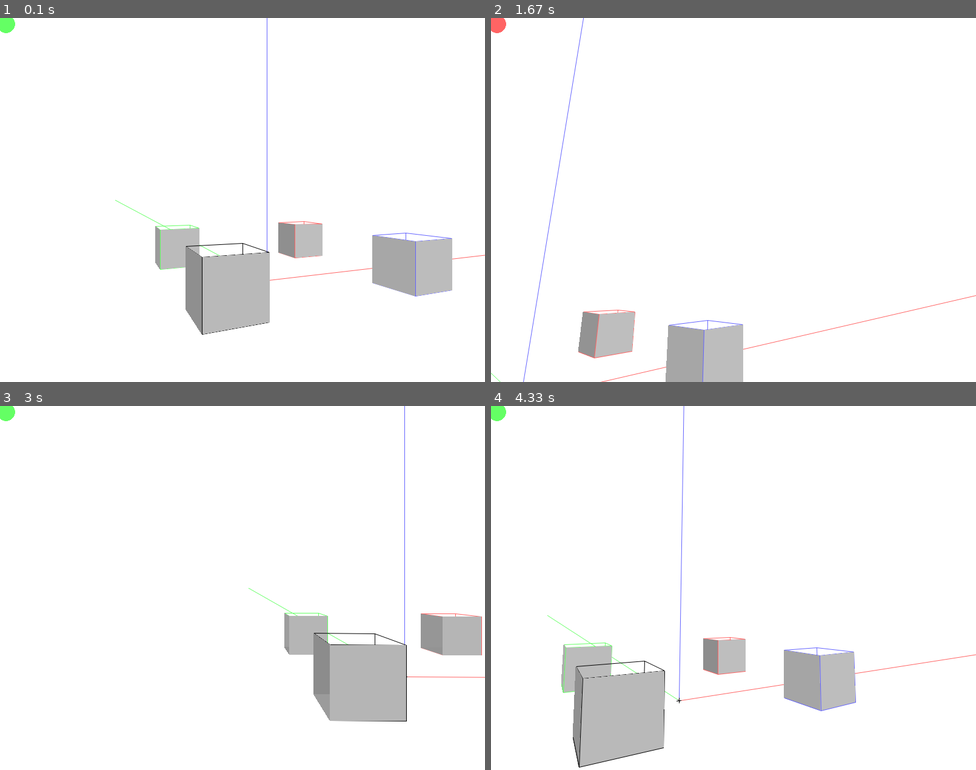
Above: before the commit, frames 1-4 (two rows, left to right).
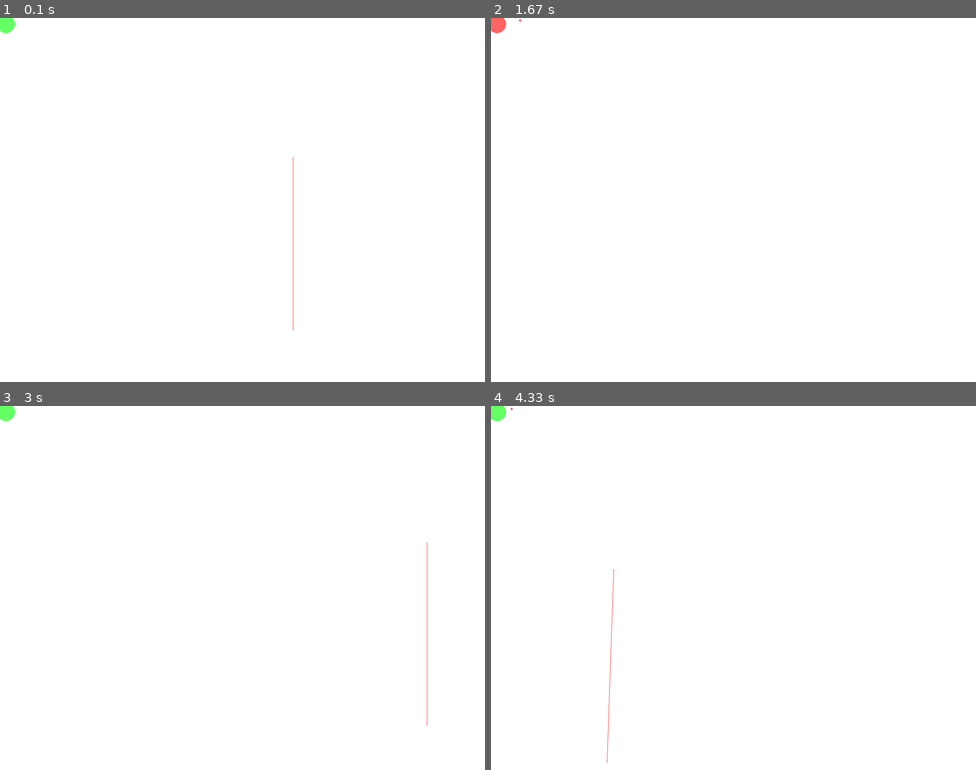
Above: after the commit, the same moments.

Repository: qsorix/draw-3d
Game: pygame game, started from main.py
Two runs of this game, one before a commit and one after it. Both use one fixed random seed, a clock stepped at 60 frames per second and the inputs below.
Inputs (mouse positions are in pixels of both pictures, inside the frame that each line leads up to):
- Up to frame 1 (0.1 s): no input
- Up to frame 2 (1.67 s): hold Right 0.33-0.8 s; move the mouse to (714, 214) at 0.37 s; hold Up 0.83-1.13 s; hold W 0.83-1.13 s; move the mouse to (888, 189) at 0.87 s; hold Right 1.17-1.63 s; hold D 1.17-1.63 s; move the mouse to (617, 203) at 1.2 s
- Up to frame 3 (3 s): hold Left 1.67-2.2 s; hold A 1.67-2.2 s; move the mouse to (92, 533) at 1.7 s; hold Down 2.23-2.53 s; hold S 2.23-2.53 s; move the mouse to (315, 460) at 2.27 s; hold Left 2.57-2.97 s; hold A 2.57-2.97 s; move the mouse to (300, 620) at 2.6 s
- Up to frame 4 (4.33 s): hold Up 3-3.37 s; hold W 3-3.37 s; move the mouse to (743, 464) at 3.03 s; hold Right 3.4-4.03 s; hold D 3.4-4.03 s; move the mouse to (558, 577) at 3.43 s; hold Down from 4.07 s (still down); hold S from 4.07 s (still down); move the mouse to (738, 624) at 4.1 s

The runs differ from the first frame. In frame 1, 8.0% of the frame differs, in the area x 23-100%, y 0-87%; in frame 2, 4.1%; in frame 3, 6.5%; in frame 4, 8.8%, in the area x 4-100%, y 0-100%.

Commit message:
Simplify base scene

Diff:
--- a/funcs.py
+++ b/funcs.py
@@ -43,6 +43,14 @@
         return Vector(self.x * scalar,
                       self.y * scalar,
                       self.z * scalar)
+
+    def __eq__(self, other):
+        return (abs(self.x - other.x) < 0.0001 and
+                abs(self.y - other.y) < 0.0001 and
+                abs(self.z - other.z) < 0.0001)
+
+    def __repr__(self):
+        return "V({0}, {1}, {2})".format(self.x, self.y, self.z)
 
     __rmul__ = __mul__
 
--- a/main.py
+++ b/main.py
@@ -117,13 +117,13 @@
         self.text = ""
 
         self.D = 500 # distance eye-screen in pixels
-        self.camera = P(-61, 35, -117)
+        self.camera = P(21, 15, 10)
         self.camera_angle = 0.4
         self.camera_angle_vert = 0
         self.pressed = set()
 
         self.tool = None
-        self._set_tool(ToolSelect(self))
+        self._set_tool(ToolLine(self))
 
         self.segments = []
         self.drawn_segments = []
@@ -132,20 +132,22 @@
         self.walls = []
         self.drawn_walls = []
 
-        put_cube(self.segments, self.walls, 40, 0, 40, 20, red)
-        put_cube(self.segments, self.walls, -40, 0, 40, 20, green)
-        put_cube(self.segments, self.walls, 40,  0, -40, 20, blue)
-        put_cube(self.segments, self.walls, -40,  0, -40, 20, black)
-
-        for a in range(0,10,10):
-            for b in range(0,10,10):
-                self.segments.append(S(P(a, b, 1), P(a, b, 70000), green))
-                self.segments.append(S(P(a, 1, b), P(a, 70000, b), blue))
-                self.segments.append(S(P(1, a, b), P(70000, a, b), red))
-
-        self.segments.append(S(P(-1, 0, 0), P(1, 0, 0)))
-        self.segments.append(S(P(0, -1, 0), P(0, 1, 0)))
-        self.segments.append(S(P(0, 0, -1), P(0, 0, 1)))
+        self.add_segment(S(P(40, 0, 40), P(40, 20, 40), red))
+        #put_cube(self.segments, self.walls, 40, 0, 40, 20, red)
+        # put_cube(self.segments, self.walls, 40, 0, 40, 20, red)
+        # put_cube(self.segments, self.walls, -40, 0, 40, 20, green)
+        # put_cube(self.segments, self.walls, 40,  0, -40, 20, blue)
+        # put_cube(self.segments, self.walls, -40,  0, -40, 20, black)
+        #
+        # for a in range(0,10,10):
+        #     for b in range(0,10,10):
+        #         self.segments.append(S(P(a, b, 1), P(a, b, 70000), green))
+        #         self.segments.append(S(P(a, 1, b), P(a, 70000, b), blue))
+        #         self.segments.append(S(P(1, a, b), P(70000, a, b), red))
+        #
+        # self.segments.append(S(P(-1, 0, 0), P(1, 0, 0)))
+        # self.segments.append(S(P(0, -1, 0), P(0, 1, 0)))
+        # self.segments.append(S(P(0, 0, -1), P(0, 0, 1)))
 
     def set_text(self, text):
         self.text = text
